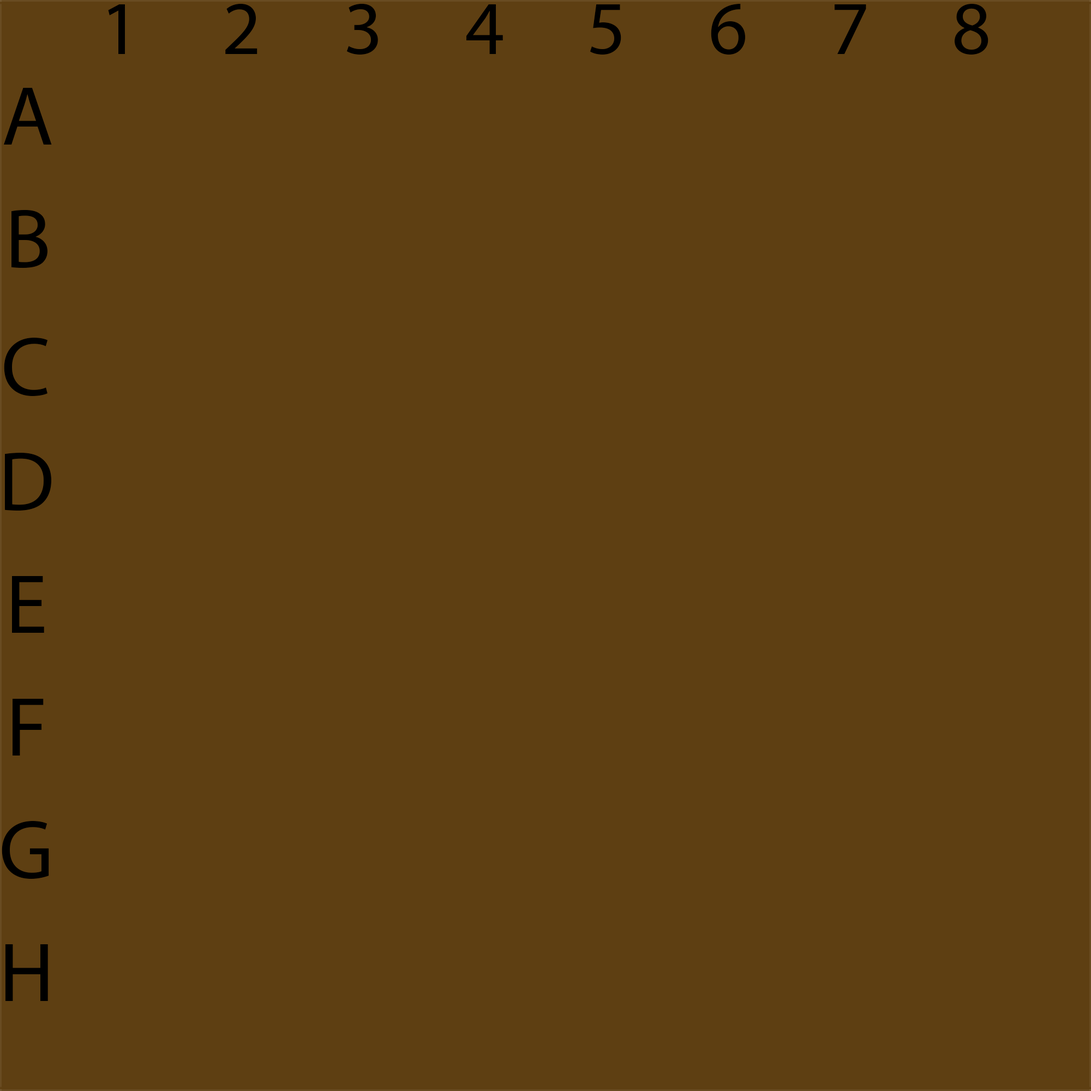
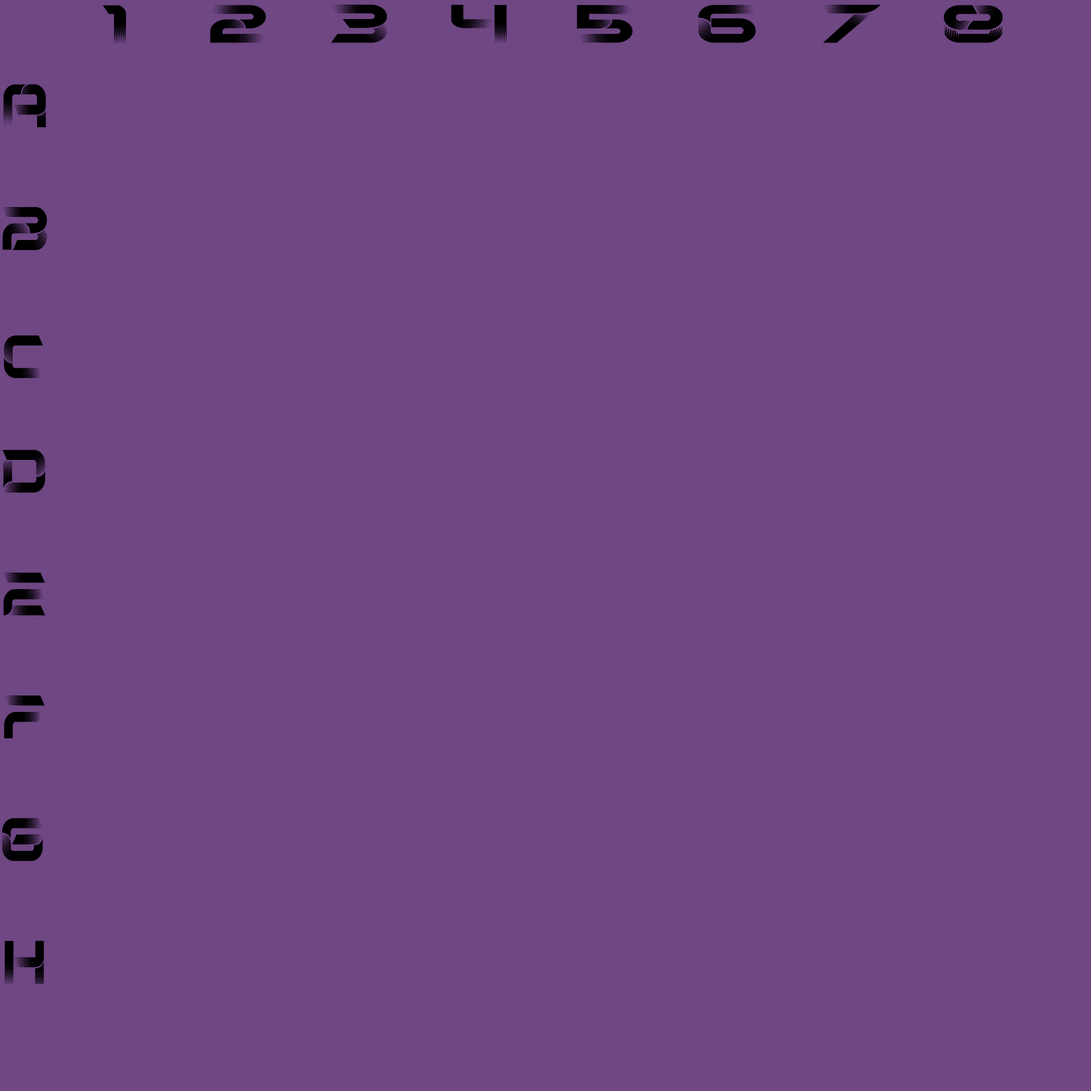
Layers edited between the first and the second 1091 × 1091 image:
added layer "8" in group "Cords" over [left=944, top=4, right=1004, bottom=44]
added layer "7" in group "Cords" over [left=822, top=4, right=882, bottom=44]
added layer "6" in group "Cords" over [left=698, top=4, right=757, bottom=44]
added layer "5" in group "Cords" over [left=576, top=4, right=634, bottom=44]
added layer "4" in group "Cords" over [left=451, top=4, right=508, bottom=43]
added layer "3" in group "Cords" over [left=330, top=4, right=388, bottom=44]
added layer "2" in group "Cords" over [left=210, top=4, right=267, bottom=44]
renamed "12345678" to "1", moved it above "H", painted on it over [left=102, top=3, right=989, bottom=56]
painted on "H" over [left=4, top=940, right=49, bottom=1002]
painted on "G" over [left=1, top=818, right=50, bottom=880]
painted on "F" over [left=3, top=695, right=45, bottom=756]
painted on "E" over [left=3, top=572, right=46, bottom=634]
painted on "D" over [left=2, top=449, right=52, bottom=511]
painted on "C" over [left=3, top=335, right=49, bottom=397]
painted on "B" over [left=2, top=206, right=48, bottom=269]
painted on "A" over [left=3, top=84, right=52, bottom=145]
painted on "Layer 0" over [left=0, top=0, right=1091, bottom=1091]
